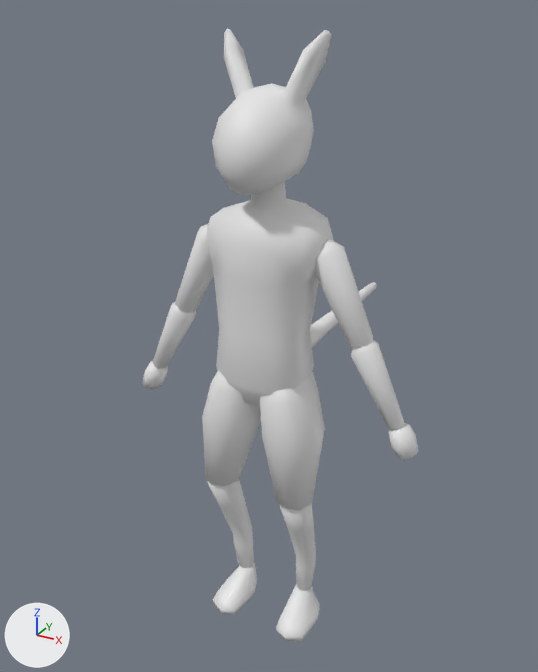
What one commit did to the Blender file blend_files/venlil/venlil.blend.
The view is the same before and after, from a 50 mm lens placed at (0.843, -1.487, 1.662), pointed at (-0.124, 0.272, 0.783). The lights are fixed; the arrows at lower left show +X, +Y and +Z. The picture after the commit comes second.

In view in the first picture: 'Arm1_L', 'Arm1_R', 'Arm2_L', 'Arm2_R', 'Foot_L', 'Foot_R', 'Head', 'Leg1_L', 'Leg1_R', 'Leg2_L', 'Leg2_R', 'Tail1', 'Tail2', 'Tail3', 'Torso' and 2 more.
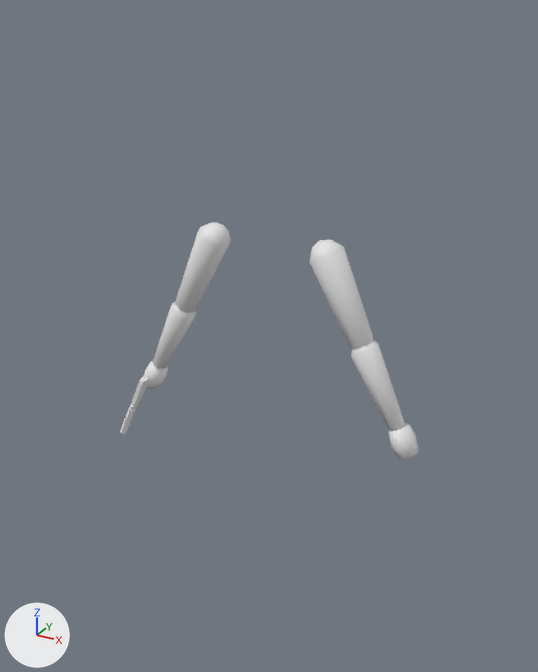
Where the change shows, as pixel boxes [x1, y1, x2, y2] in the pictures (538 x 672 px):
'Torso', deleted
    before: [206, 181, 334, 407]
'Head', deleted
    before: [212, 29, 331, 195]
'Leg1_L', deleted
    before: [260, 372, 325, 510]
'Leg1_R', deleted
    before: [202, 370, 261, 486]
'Leg2_R', deleted
    before: [207, 480, 254, 568]
'Leg2_L', deleted
    before: [280, 504, 316, 591]
'Foot_L', deleted
    before: [276, 583, 320, 642]
'Foot_R', deleted
    before: [213, 564, 257, 615]
'Pistol', added
    after: [120, 376, 150, 435]
'Tail2', deleted
    before: [314, 310, 338, 336]
'Tail1', deleted
    before: [310, 323, 325, 348]
'Tail3', deleted
    before: [359, 282, 377, 301]

Diff of the bpy script that builds the scene:
```diff
--- a/blend_files/venlil/venlil.blend.py
+++ b/blend_files/venlil/venlil.blend.py
@@ me_cube_015 @@
+me_cube_015.from_pydata(...)  # 78 vertices, 61 faces; spans x 0.0..0.009, y -0.205..0.017, z 0.0..0.086
+me_cube_015.materials.append(mat_material_002)  # white #e7e7e7
@@ ob_foot_l @@
-ob_foot_l = bpy.data.objects.new('Foot_L', me_cube_012)
-ob_foot_l.location = (-0.01, 0.0, 0.0)
@@ ob_head @@
-ob_head = bpy.data.objects.new('Head', me_cube_014)
-ob_head.location = (0.0, 0.0, 0.0)
@@ ob_leg1_l @@
-ob_leg1_l = bpy.data.objects.new('Leg1_L', me_cube_017)
-ob_leg1_l.location = (-0.01, 0.0, 0.0)
@@ ob_leg2_l @@
-ob_leg2_l = bpy.data.objects.new('Leg2_L', me_cube_018)
-ob_leg2_l.location = (-0.01, 0.0, 0.0)
@@ ob_tail1 @@
-ob_tail1 = bpy.data.objects.new('Tail1', me_cylinder_003)
-ob_tail1.location = (0.0, 0.0, 0.0)
@@ ob_tail2 @@
-ob_tail2 = bpy.data.objects.new('Tail2', me_cylinder_004)
-ob_tail2.location = (0.0, 0.0, 0.0)
@@ ob_tail3 @@
-ob_tail3 = bpy.data.objects.new('Tail3', me_cylinder_005)
-ob_tail3.location = (0.0, 0.0, 0.0)
@@ ob_torso @@
-ob_torso = bpy.data.objects.new('Torso', me_cube_019)
-ob_torso.location = (0.0, 0.0, 0.0)
@@ ob_foot_r @@
-ob_foot_r = bpy.data.objects.new('Foot_R', me_cube_022)
-ob_foot_r.location = (-0.01, 0.0, 0.0)
@@ ob_leg1_r @@
-ob_leg1_r = bpy.data.objects.new('Leg1_R', me_cube_024)
-ob_leg1_r.location = (-0.01, 0.0, 0.0)
@@ ob_leg2_r @@
-ob_leg2_r = bpy.data.objects.new('Leg2_R', me_cube_025)
-ob_leg2_r.location = (-0.01, 0.0, 0.0)
@@ ob_pistol @@
+ob_pistol = bpy.data.objects.new('Pistol', me_cube_015)
+ob_pistol.location = (-0.376, 0.059, 0.694)
+ob_pistol.rotation_euler = (1.571, 0.429, 0.0)  # degrees (90, 25, 0)
+_m = ob_pistol.modifiers.new('Mirror', 'MIRROR')
+_m.use_clip = True
```
